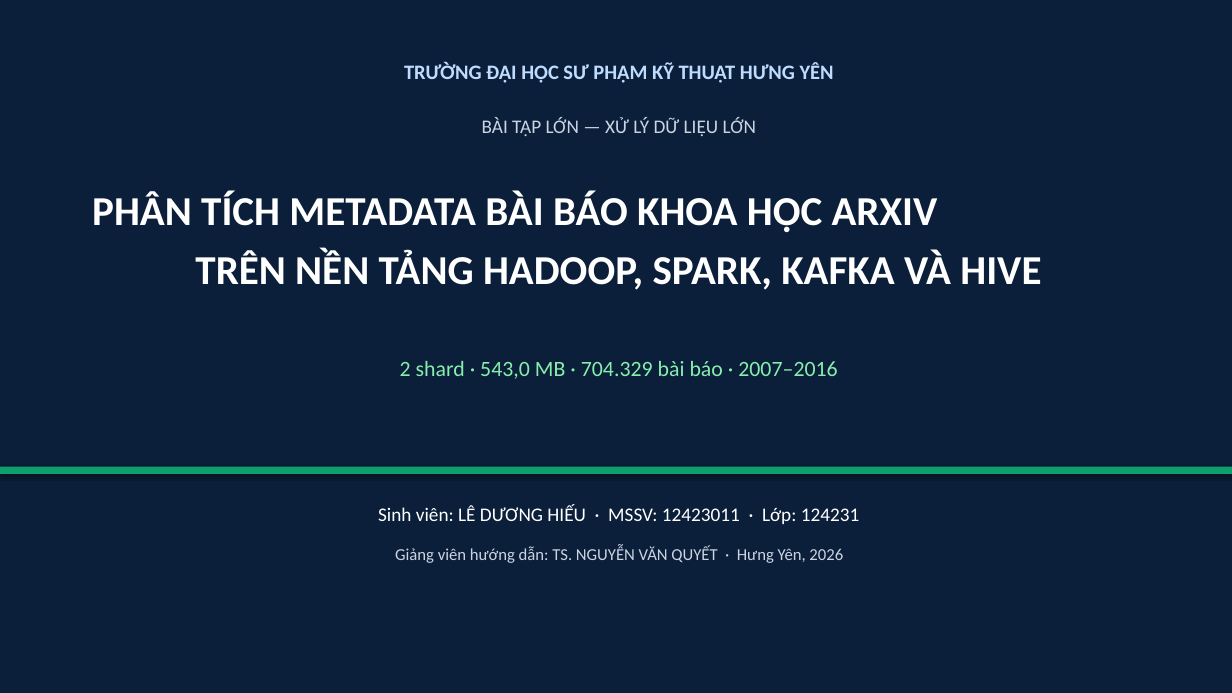
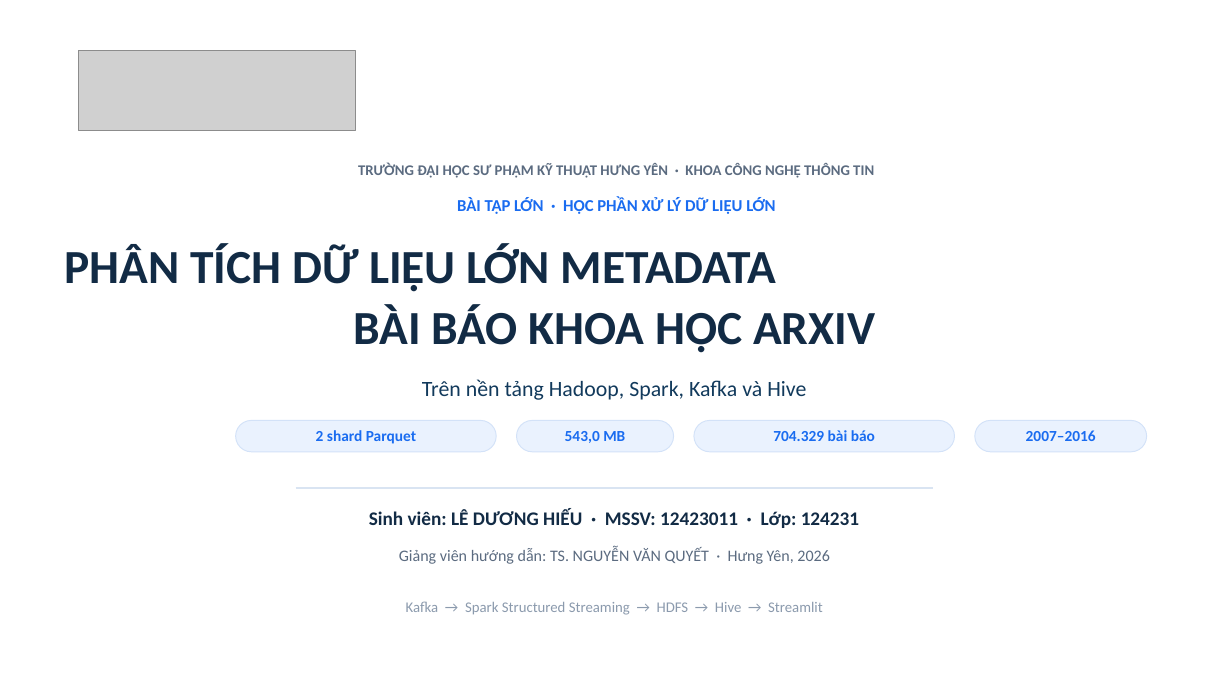
Before and after one commit to LDH-LeHieu18012005/arXiv-Big-Data-Platform, a slide deck: slide 1 of Slide Thuyết trình Xử lý Dữ liệu lớn - Lê Dương Hiếu.pptx. Drawn at 1232x693 pixels with LibreOffice and Linux fonts; fonts in the diff are those of the drawing; grey boxes stand for pictures. Boxes give left, top, right and bottom in pixels: in the first picture for what was removed or moved away, otherwise in the second. Text is boxed around its words. In the diff, an @@ line names an element or a change of style, - is before the commit and + after.

Commit message:
chore: finalize report and slides, sync dashboard screenshots, clean workspace
- Rebuild DOCX/PDF with real figure/table page numbers using the stable two-pass Word refresh
- Recapture dashboard screenshots from the final UI and rebuild slides + PDF
- Add template-based report builder and deprecate the old layout script
- Move report template to templates/, remove debug scripts, stale markdown report and unused screenshots
- Update dashboard schema test and README report instructions

```diff
--- a/Slide Thuyết trình Xử lý Dữ liệu lớn - Lê Dương Hiếu.pptx
+++ b/Slide Thuyết trình Xử lý Dữ liệu lớn - Lê Dương Hiếu.pptx
@@ rectangle removed at box(0, 0, 1232, 693) @@
@@ picture added at box(79, 51, 356, 130) @@
@@ text at box(358, 163, 874, 178): text changed; size 16 to 11.5 pt; text colour #BFDBFE to #5B6B80 @@
-TRƯỜNG ĐẠI HỌC SƯ PHẠM KỸ THUẬT HƯNG YÊN
+TRƯỜNG ĐẠI HỌC SƯ PHẠM KỸ THUẬT HƯNG YÊN · KHOA CÔNG NGHỆ THÔNG TIN
@@ text at box(457, 197, 775, 214): text changed; size 15 to 13 pt; text colour #CBD5E1 to #1A6CF0; bold on @@
-BÀI TẬP LỚN — XỬ LÝ DỮ LIỆU LỚN
+BÀI TẬP LỚN · HỌC PHẦN XỬ LÝ DỮ LIỆU LỚN
@@ text at box(65, 243, 875, 353): text changed; size 32 to 37 pt; text colour #FFFFFF to #122B45 @@
-PHÂN TÍCH METADATA BÀI BÁO KHOA HỌC ARXIV
-TRÊN NỀN TẢNG HADOOP, SPARK, KAFKA VÀ HIVE
+PHÂN TÍCH DỮ LIỆU LỚN METADATA
+BÀI BÁO KHOA HỌC ARXIV
@@ text at box(422, 379, 806, 400): text changed; text colour #86EFAC to #123A5C @@
-2 shard · 543,0 MB · 704.329 bài báo · 2007–2016
+Trên nền tảng Hadoop, Spark, Kafka và Hive
@@ rounded rectangle added at box(236, 421, 496, 452), fill #EAF2FE, outline #D3E2F8 0.75 pt @@
@@ text added at box(316, 430, 416, 444), 12 pt, text #1A6CF0, bold @@
+2 shard Parquet
@@ rounded rectangle added at box(517, 421, 674, 452), fill #EAF2FE, outline #D3E2F8 0.75 pt @@
@@ text added at box(565, 431, 625, 443), 12 pt, text #1A6CF0, bold @@
+543,0 MB
@@ rounded rectangle added at box(694, 421, 955, 452), fill #EAF2FE, outline #D3E2F8 0.75 pt @@
@@ text added at box(773, 430, 875, 441), 12 pt, text #1A6CF0, bold @@
+704.329 bài báo
@@ rounded rectangle added at box(975, 421, 1147, 452), fill #EAF2FE, outline #D3E2F8 0.75 pt @@
@@ text added at box(1026, 430, 1096, 441), 12 pt, text #1A6CF0, bold @@
+2007–2016
@@ rectangle removed at box(0, 467, 1232, 474) @@
@@ text "Sinh viên: LÊ DƯƠNG HIẾU ...": place and size @@
-text "Sinh viên: LÊ DƯƠNG HIẾU ..." at box(378, 505, 859, 524)
+text "Sinh viên: LÊ DƯƠNG HIẾU ..." at box(369, 509, 859, 528)
@@ text "Sinh viên: LÊ DƯƠNG HIẾU ..." at box(369, 509, 859, 528): text colour #FFFFFF to #122B45, bold on; line spacing 1.15 to 1.12 @@
@@ line added from (296, 488) to (933, 488), #D9E4F2 1 pt @@
@@ text "Giảng viên hướng dẫn: TS. ..." at box(399, 548, 829, 564): size 13 to 12.5 pt, text colour #CBD5E1 to #5B6B80; line spacing 1.15 to 1.12 @@
@@ text added at box(406, 601, 823, 615), 11.5 pt, text #8B9AAD @@
+Kafka → Spark Structured Streaming → HDFS → Hive → Streamlit
```
Also in this commit, not shown: 6 other slides changed, 16 slides added, 10 slides removed, 42 other files.
